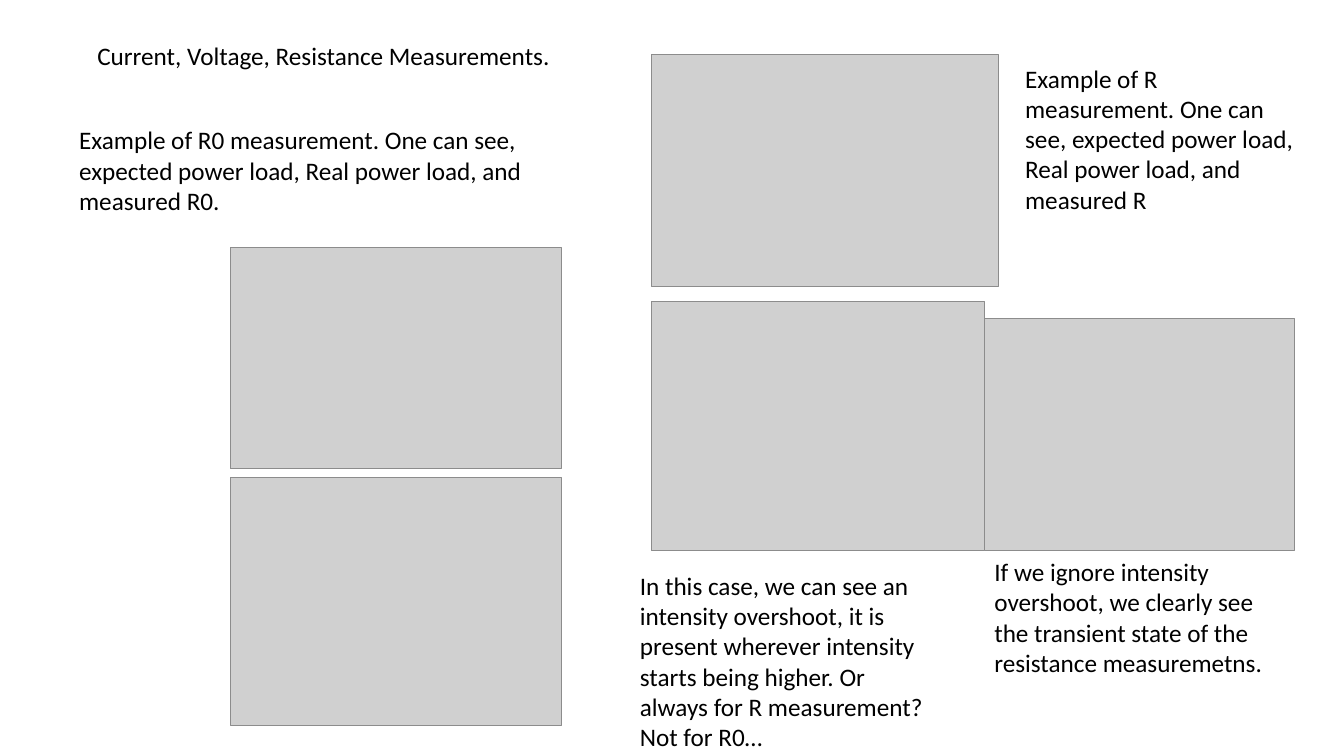
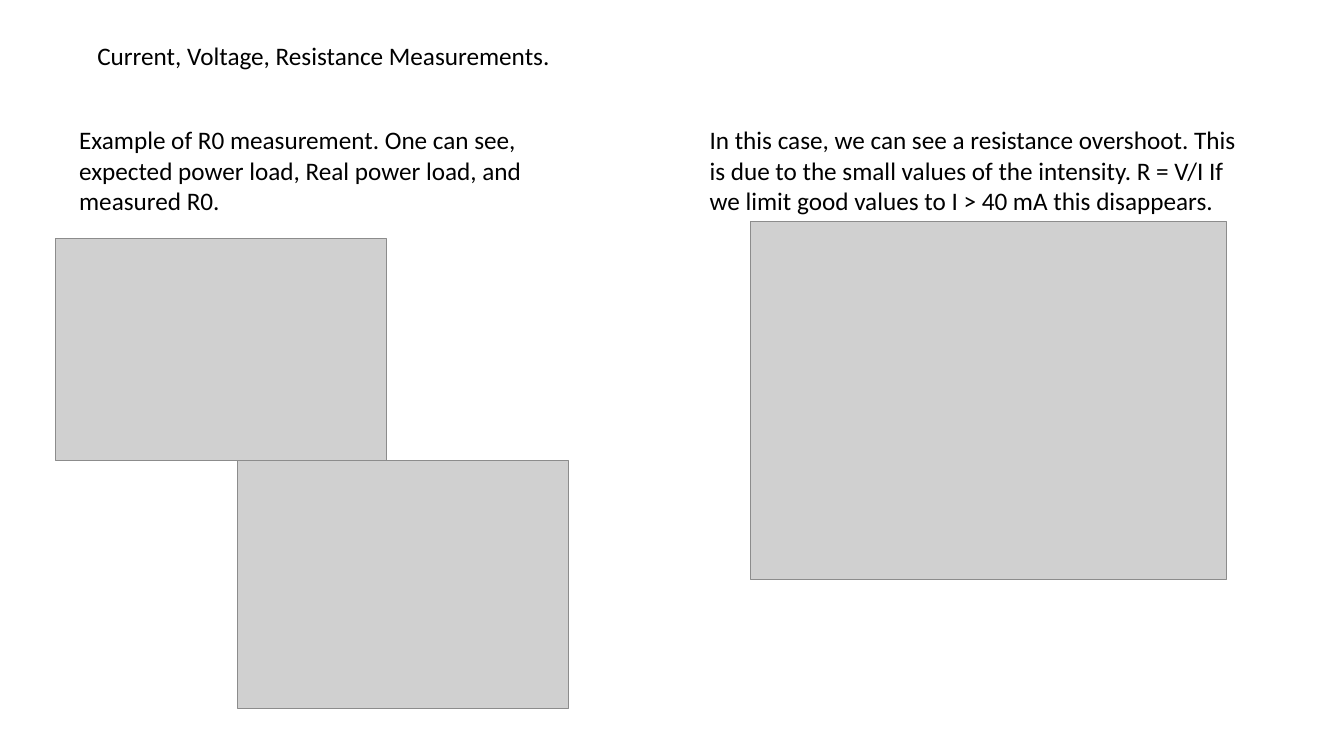
Before and after one commit to navarrof/Emissivity_Stuff, a slide deck: slide 2 of Summary Results Emissivity.pptx. Drawn at 1344x756 pixels with LibreOffice and Linux fonts; fonts in the diff are those of the drawing; grey boxes stand for pictures. Boxes give left, top, right and bottom in pixels: in the first picture for what was removed or moved away, otherwise in the second. Text is boxed around its words. In the diff, an @@ line names an element or a change of style, - is before the commit and + after.

```diff
--- a/Summary Results Emissivity.pptx
+++ b/Summary Results Emissivity.pptx
@@ picture removed at (651, 54, 999, 286) @@
@@ text removed at (1025, 70, 1293, 210) @@
-Example of R measurement. One can see, expected power load, Real power load, and measured R
@@ text at (710, 131, 1235, 215): text changed @@
-In this case, we can see an intensity overshoot, it is present wherever intensity starts being higher. Or always for R measurement? Not for R0…
+In this case, we can see a resistance overshoot. This is due to the small values of the intensity. R = V/I If we limit good values to I > 40 mA this disappears.
@@ picture: place and size @@
-picture at (230, 247, 561, 469)
+picture at (55, 239, 386, 461)
@@ picture added at (750, 222, 1227, 580) @@
@@ picture removed at (651, 301, 984, 552) @@
@@ picture removed at (985, 319, 1296, 552) @@
@@ picture: place and size @@
-picture at (231, 478, 562, 726)
+picture at (238, 461, 569, 709)
@@ text removed at (994, 563, 1262, 673) @@
-If we ignore intensity overshoot, we clearly see the transient state of the resistance measuremetns.
```
Also in this commit, not shown: 1 other slide changed, 3 slides added, 57 other files.
